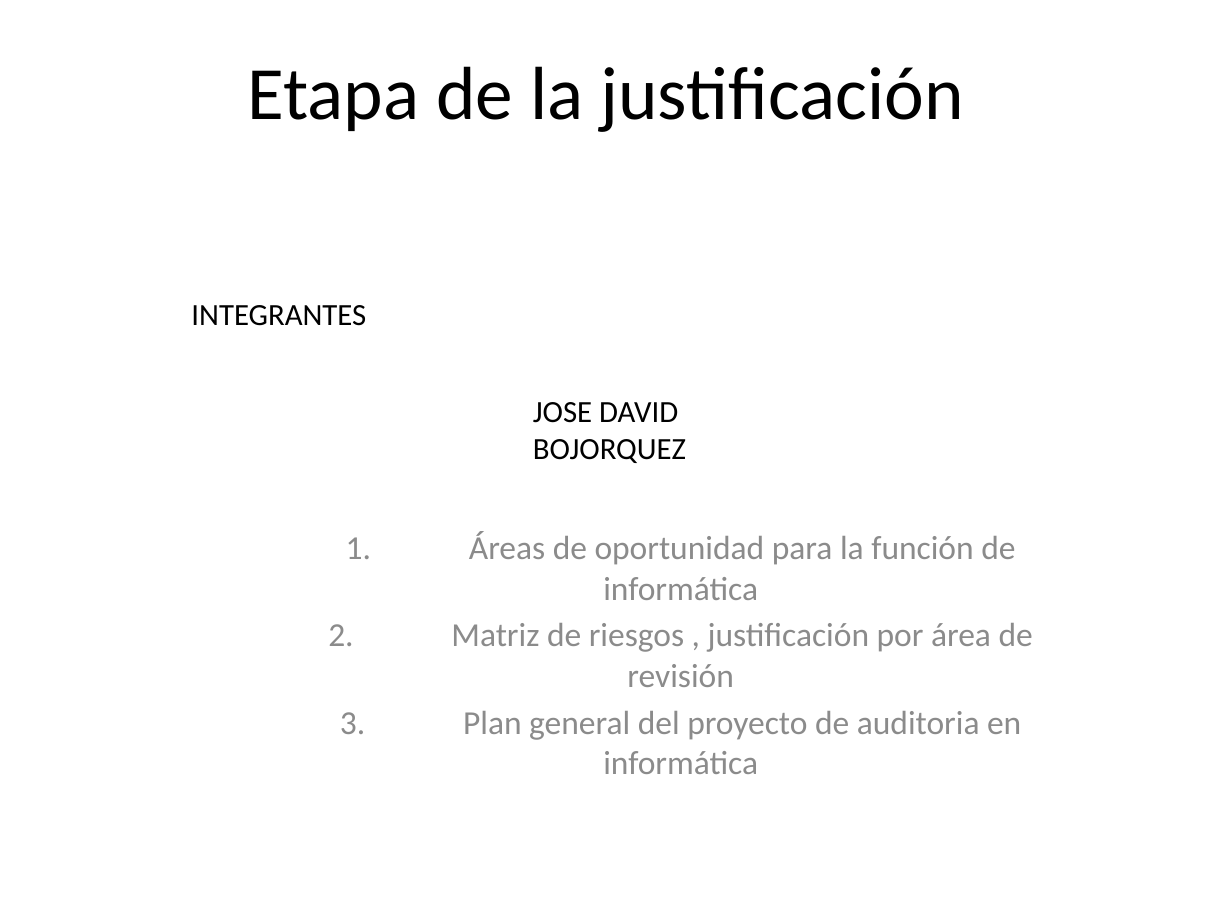
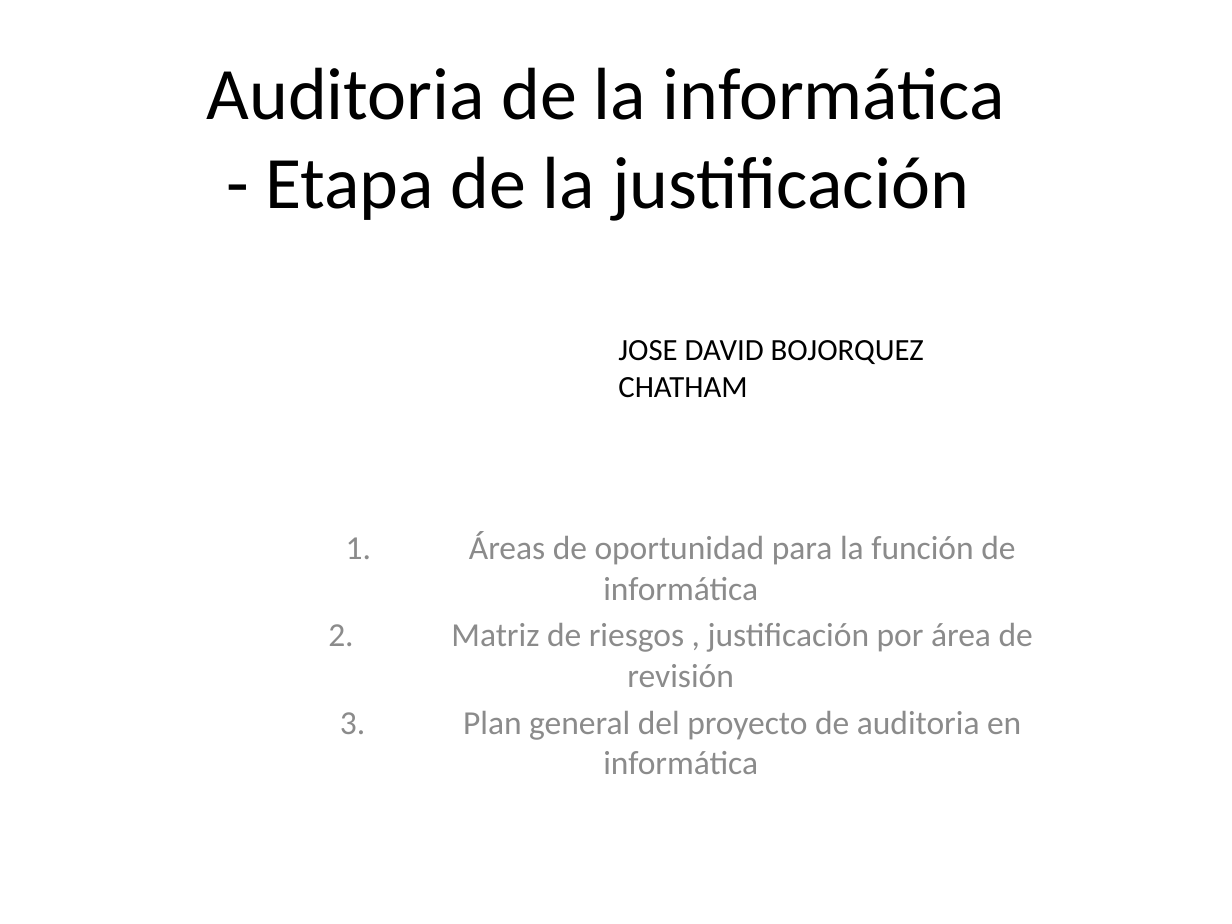
Before and after one commit to lc850/auditoria, a slide deck: slide 1 of 7 - Etapa de la justificación.pptx. Drawn at 1232x924 pixels with LibreOffice and Linux fonts; fonts in the diff are those of the drawing. Boxes give left, top, right and bottom in pixels: in the first picture for what was removed or moved away, otherwise in the second. Text is boxed around its words. In the diff, an @@ line names an element or a change of style, - is before the commit and + after.

Commit message:
david

```diff
--- a/7 - Etapa de la justificación.pptx
+++ b/7 - Etapa de la justificación.pptx
@@ title at bbox=[207, 67, 1005, 221]: text changed; size 44 to 43.2 pt @@
-Etapa de la justificación
+Auditoria de la informática
+- Etapa de la justificación
@@ text removed at bbox=[191, 305, 366, 326] @@
-INTEGRANTES
@@ text at bbox=[618, 340, 924, 398]: text changed @@
-JOSE DAVID BOJORQUEZ
+JOSE DAVID BOJORQUEZ CHATHAM
```
Also in this commit, not shown: 1 other slide changed, 4 slides added.
